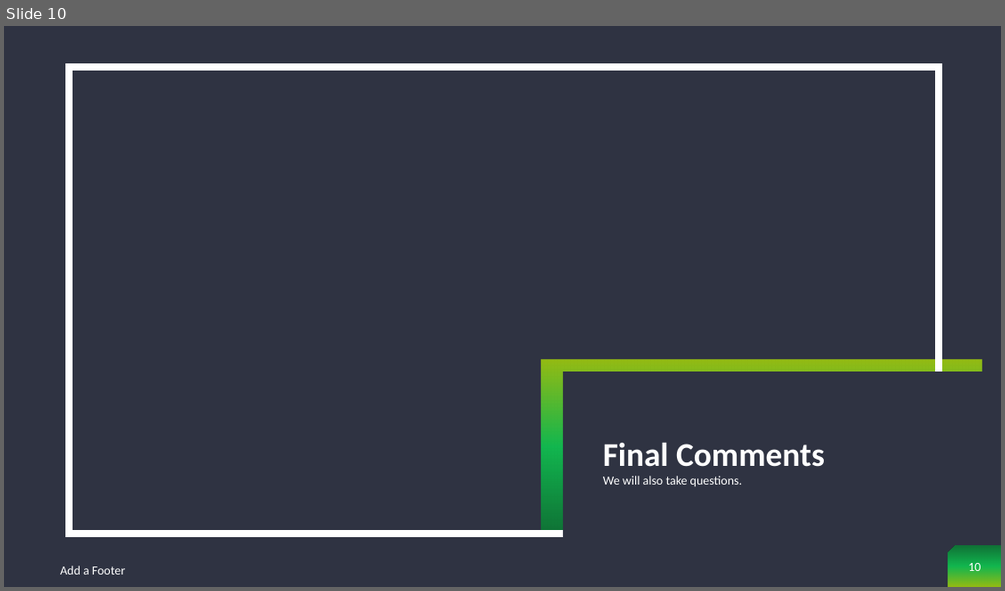
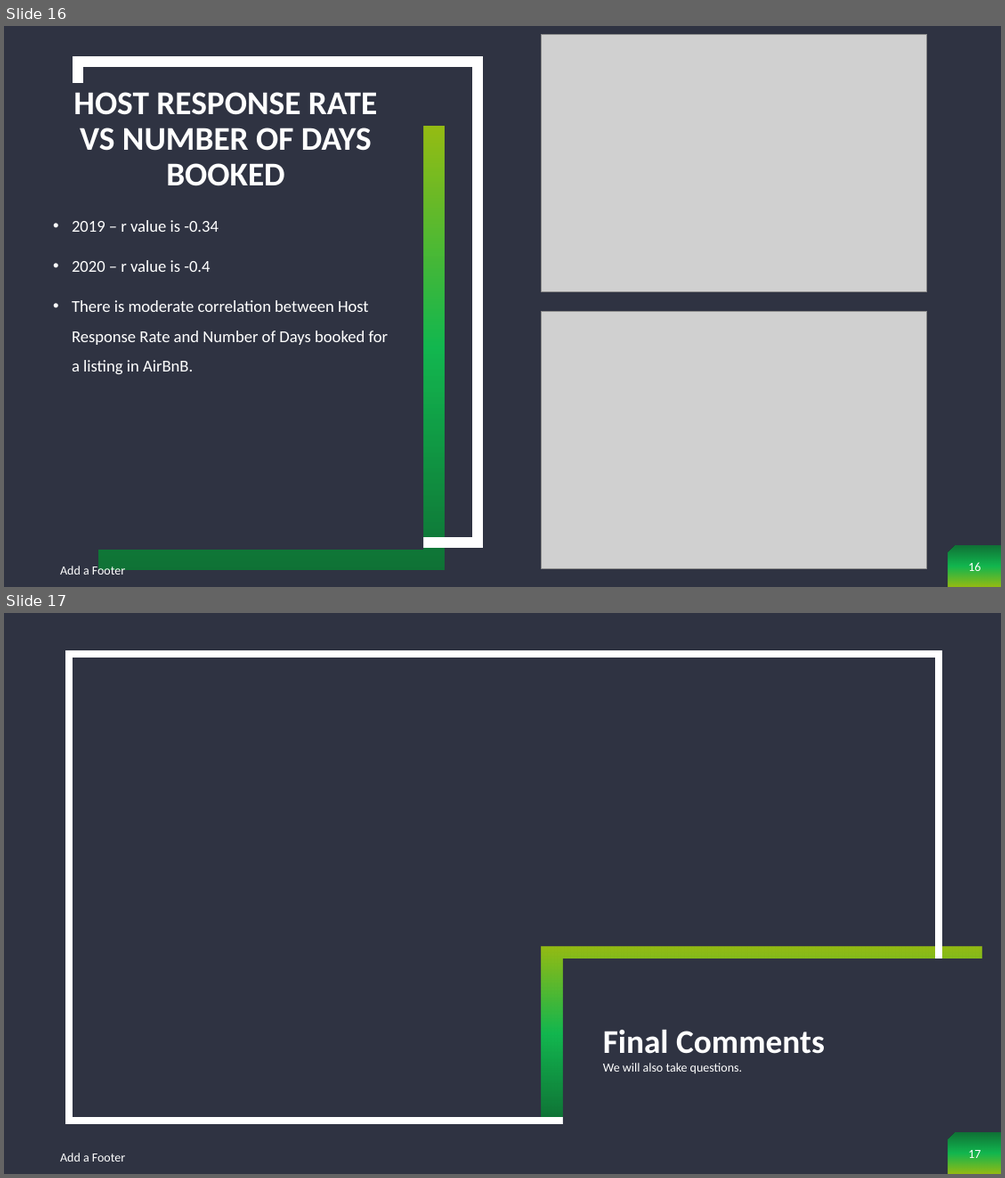
Before and after one commit to cjdance/Project_1, a slide deck: AirBnb Project - Sherin, Neena and Cody.pptx. Shown one above the other, each under a label of ours: slide 10 before the commit, slides 16 and 17 after it. The pictures are 1005x591 and 1005x1178 pixels, drawn with LibreOffice and Linux fonts; fonts in the diff are those of the drawing; grey boxes stand for pictures; background and template pictures are left out. Boxes give left, top, right and bottom in pixels: in the first picture for what was removed or moved away, otherwise in the second. Text is boxed around its words. In the diff, an @@ line names an element or a change of style, - is before the commit and + after.

Commit message:
Updated presentation slides with all images and commentary from the team.

```diff
--- a/AirBnb Project - Sherin, Neena and Cody.pptx
+++ b/AirBnb Project - Sherin, Neena and Cody.pptx
@@ slide 16 added at [4,26,1001,587], background #2F3342; not listed: 1 template element that a slide beside it also shows @@
@@ picture added at [541,34,927,291] @@
@@ rectangle added at [78,62,478,543], outline #FFFFFF 10 pt @@
@@ rectangle added at [57,83,423,549], fill #2F3342 @@
@@ title added at [73,92,377,186], 32 pt, text #FFFFFF, bold @@
+HOST RESPONSE RATE VS NUMBER OF DAYS BOOKED
@@ rectangle added at [99,127,445,570], fill gradient #038B30 to #05EE55 to #C0F400 @@
@@ text added at [72,220,388,374], 16 pt, text #FFFFFF @@
+• 2019 – r value is -0.34
+• 2020 – r value is -0.4
+• There is moderate correlation between Host Response Rate and Number of Days booked for a listing in AirBnB.
@@ picture added at [541,311,927,568] @@
@@ text added at [60,564,125,578], 12 pt, text #FFFFFF @@
+Add a Footer
@@ page number added at [968,562,980,571], 12 pt, text #FFFFFF @@
+16
@@ what was slide 10 is now slide 17 @@
@@ page number at [968,1150,980,1158]: text changed @@
-10
+17
```
Also in this commit, not shown: 3 slides changed, 6 other slides added, 1 slide removed.
